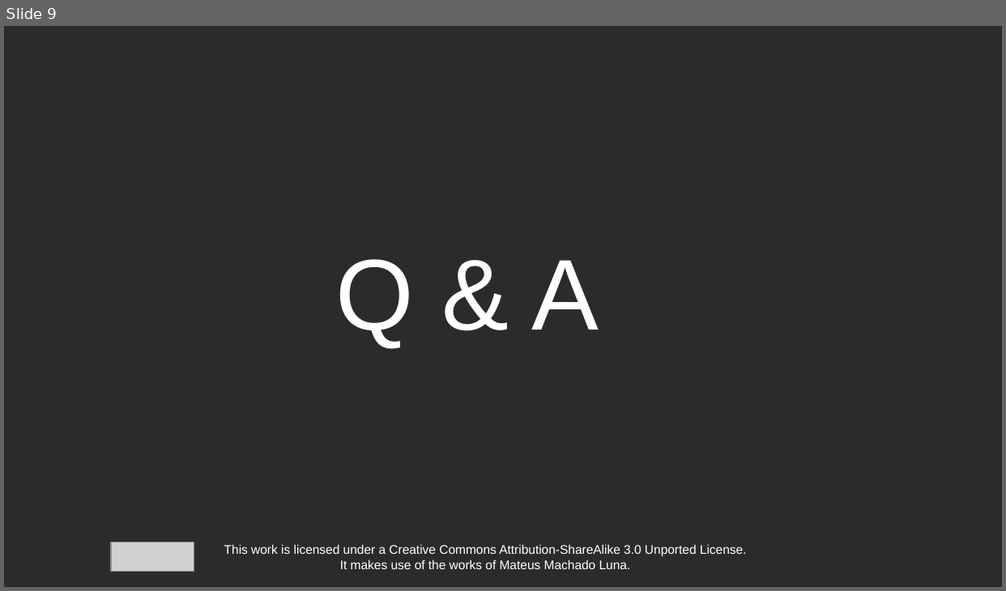
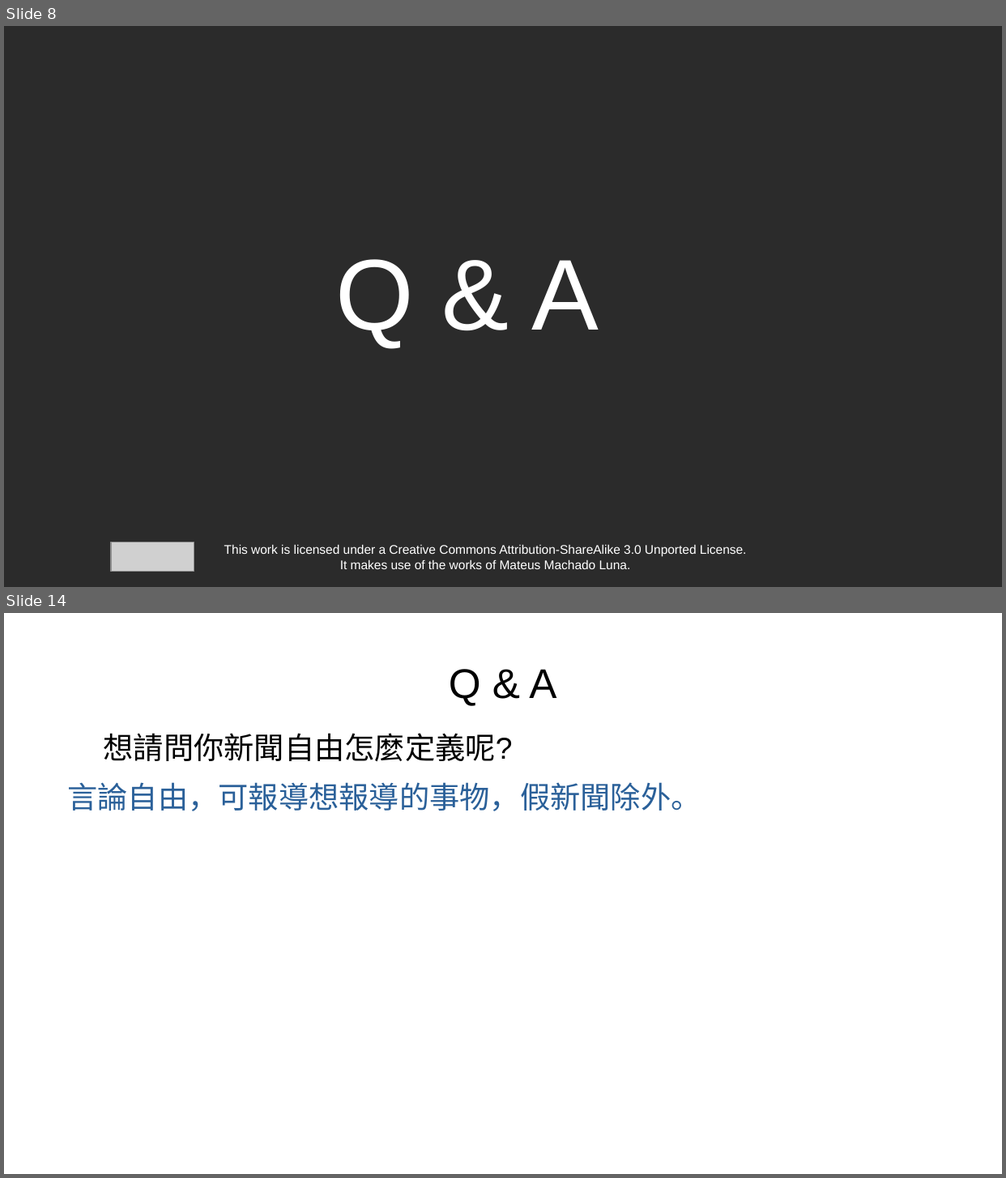
Before and after one commit to PeterWolf-tw/NTNU_TextProcessing_2020, a slide deck: week14/Week14_SedNeoCat.odp. Shown one above the other, each under a label of ours: slide 9 before the commit, slides 8 and 14 after it; the slides between them are not shown. The pictures are 1006x591 and 1006x1178 pixels, drawn with LibreOffice and Linux fonts; fonts in the diff are those of the drawing; grey boxes stand for pictures; background and template pictures are left out; a plain dark background stands for a picture behind light text. Boxes give left, top, right and bottom in pixels: in the first picture for what was removed or moved away, otherwise in the second. Text is boxed around its words. In the diff, an @@ line names an element or a change of style, - is before the commit and + after.

```diff
--- a/week14/Week14_SedNeoCat.odp
+++ b/week14/Week14_SedNeoCat.odp
@@ slide 14 added at <box>4,613,1002,1174</box>, background picture (left out) @@
@@ title added at <box>449,669,556,706</box>, 33 pt, text #000000 @@
+Q & A
@@ text added at <box>67,733,701,811</box>, 24 pt, text #2A6099 @@
+● 想請問你新聞自由怎麼定義呢?
+言論自由，可報導想報導的事物，假新聞除外。
@@ what was slide 9 is now slide 8 @@
```
Also in this commit, not shown: 7 slides changed, 6 other slides added, 1 slide removed.
